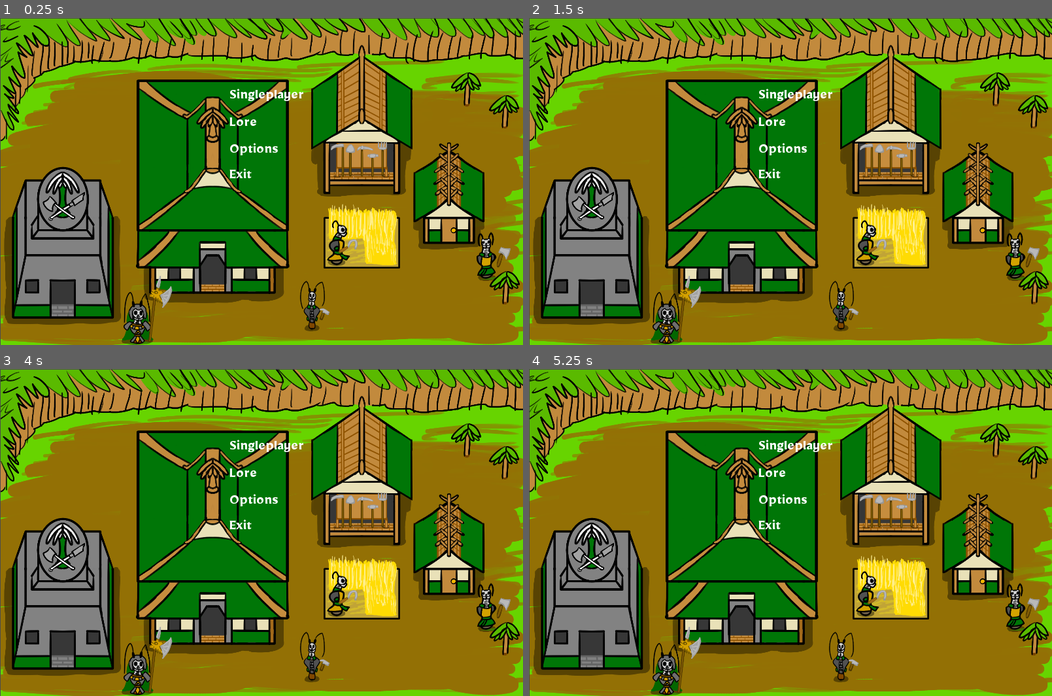
Above: before the commit, frames 1-4 (two rows, left to right).
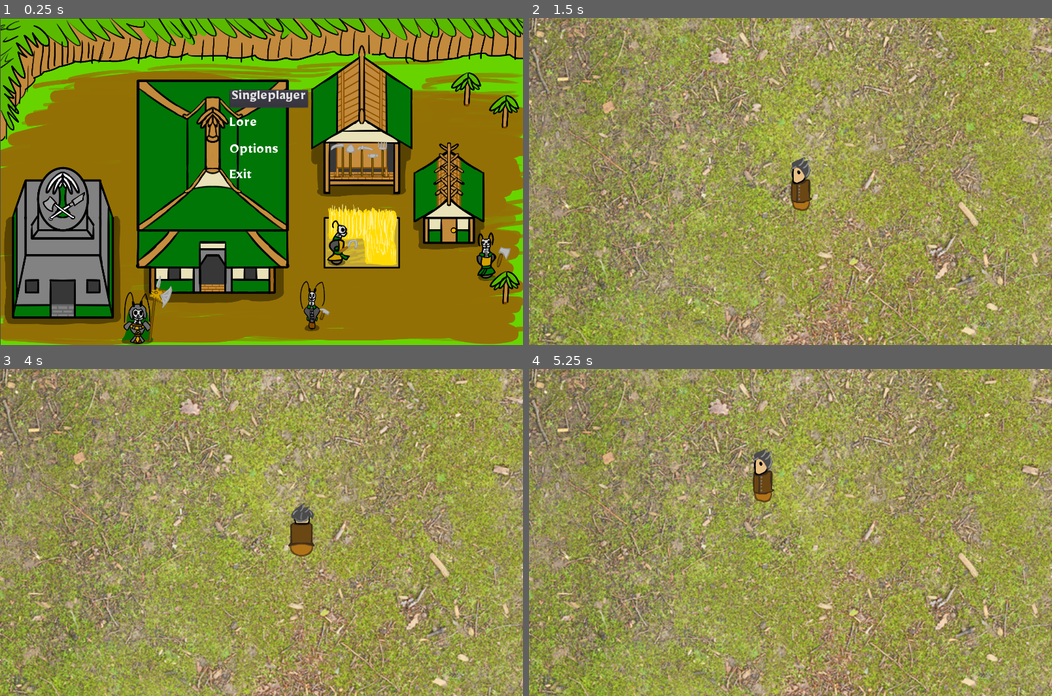
Above: after the commit, the same moments.

Repository: bpodrygajlo/Highborne-Battlecry
Game: Godot game, scene res://GUI.tscn
Same seed, same stepped clock (60 frames per second), same inputs: the game is played once before the commit and once after it.
Inputs (mouse positions are in pixels of both pictures, inside the frame that each line leads up to):
- Up to frame 1 (0.25 s): no input
- Up to frame 2 (1.5 s): click (795, 99) at 0.5 s, where only the run after the commit has a clickable "Singleplayer"; tap Enter at 1.25 s; move the mouse to (764, 246) at 1.27 s; right-click (764, 246) at 1.35 s
- Up to frame 3 (4 s): click (235, 597) at 1.55 s; tap Space at 2, 3.5 s; move the mouse to (418, 581) at 2.02 s; click (418, 581) at 2.1 s; right-click (418, 581) at 2.3 s; tap Enter at 2.75 s; move the mouse to (104, 483) at 2.77 s; right-click (104, 483) at 2.85 s; click (104, 483) at 3.05 s; move the mouse to (287, 532) at 3.52 s; click (287, 532) at 3.6 s; right-click (287, 532) at 3.8 s
- Up to frame 4 (5.25 s): move the mouse to (712, 450) at 4.27 s; right-click (712, 450) at 4.35 s; click (712, 450) at 4.55 s; move the mouse to (905, 516) at 5.02 s; click (905, 516) at 5.1 s

The runs differ from the first frame. In frame 1, 0.8% of the frame differs, in the area x 43-59%, y 21-28%; in frame 2, 100%, in the area x 0-100%, y 0-100%; in frame 3, 100%; in frame 4, 100%.

Commit message:
Simple prototype
Description
 - Changed main menu single player label into a button
   - clicking the button changes the scene to the map scene
 - Added a basic map scene with infinite background
 - Added a base Unit class that can handle commands like move/attack
   (I've reused code from another prototype)
 - Added a peon unit which inherits fron base Unit with basic animation
   for moving up/down and left/right
 - Added a camera with a script that moves if cursor moves to the side
   of the screen
 - Updated the project input map
 - Added functionality:
   - can select a unit (left click on unit)
   - can deselect unit (left click on empty space)
   - can issue move command (right click when unit selected)

Diff:
--- /dev/null
+++ b/Camera2D.gd
@@ -0,0 +1,24 @@
+extends Camera2D
+
+
+# Declare member variables here. Examples:
+# var a = 2
+# var b = "text"
+var go_to_mouse = false
+
+# Called when the node enters the scene tree for the first time.
+func _ready():
+  pass # Replace with function body.
+
+
+func _process(delta):
+  if go_to_mouse:
+    var mouse_pos = get_global_mouse_position()
+    position = lerp(position, mouse_pos, delta / 3)
+
+func _on_Area2D_mouse_exited():
+  go_to_mouse = true
+
+
+func _on_Area2D_mouse_entered():
+  go_to_mouse = false
--- a/GUI.gd
+++ b/GUI.gd
@@ -1 +1,6 @@
 extends CanvasLayer
+
+
+
+func _on_SPLabel_pressed():
+  get_tree().change_scene("res://map.tscn")
--- a/GUI.tscn
+++ b/GUI.tscn
@@ -1,19 +1,21 @@
-[gd_scene load_steps=4 format=2]
+[gd_scene load_steps=5 format=2]
 
 [ext_resource path="res://Mirza/Mirza-Bold.ttf" type="DynamicFontData" id=1]
 [ext_resource path="res://Concept art/Highborne Cries of War GC1.png" type="Texture" id=2]
+[ext_resource path="res://GUI.gd" type="Script" id=3]
 
 [sub_resource type="DynamicFont" id=1]
 size = 50
 font_data = ExtResource( 1 )
 
 [node name="GUI" type="CanvasLayer"]
+script = ExtResource( 3 )
 
 [node name="Highborne Cries of War GC1" type="Sprite" parent="."]
 position = Vector2( 842.268, 526.779 )
 texture = ExtResource( 2 )
 
-[node name="SPLabel" type="Label" parent="."]
+[node name="SPLabel" type="Button" parent="."]
 anchor_left = 0.512
 anchor_top = 0.244
 anchor_right = 0.512
@@ -72,3 +74,5 @@
 __meta__ = {
 "_edit_use_anchors_": false
 }
+
+[connection signal="pressed" from="SPLabel" to="." method="_on_SPLabel_pressed"]
--- /dev/null
+++ b/map.gd
@@ -0,0 +1,28 @@
+extends Node2D
+
+
+# Declare member variables here. Examples:
+# var a = 2
+# var b = "text"
+var selected_unit = null
+
+# Called when the node enters the scene tree for the first time.
+func _ready():
+  pass # Replace with function body.
+
+
+func _process(delta):
+  var mouse_pos = get_global_mouse_position()
+  var space = get_world_2d().direct_space_state
+
+  if Input.is_action_just_released("select"):
+    var result = space.intersect_point(mouse_pos, 1, [], 0x1)
+    var unit = null
+    if result != []:
+      selected_unit = result[0]["collider"]
+    else:
+      selected_unit = null
+
+  if Input.is_action_just_released("command"):
+    if selected_unit != null:
+      selected_unit.set_target(mouse_pos)
--- /dev/null
+++ b/map.tscn
@@ -0,0 +1,37 @@
+[gd_scene load_steps=6 format=2]
+
+[ext_resource path="res://Camera2D.gd" type="Script" id=1]
+[ext_resource path="res://peon.tscn" type="PackedScene" id=2]
+[ext_resource path="res://map.gd" type="Script" id=3]
+[ext_resource path="res://Ground037_1K_Color.png" type="Texture" id=4]
+
+[sub_resource type="RectangleShape2D" id=1]
+extents = Vector2( 41.6789, 27.6096 )
+
+[node name="map" type="Node2D"]
+script = ExtResource( 3 )
+
+[node name="Camera2D" type="Camera2D" parent="."]
+current = true
+script = ExtResource( 1 )
+
+[node name="Area2D" type="Area2D" parent="Camera2D"]
+
+[node name="CollisionShape2D" type="CollisionShape2D" parent="Camera2D/Area2D"]
+scale = Vector2( 18.5129, 16.9203 )
+shape = SubResource( 1 )
+
+[node name="unit" parent="." instance=ExtResource( 2 )]
+position = Vector2( 79.5572, 92.3416 )
+
+[node name="ParallaxBackground" type="ParallaxBackground" parent="."]
+
+[node name="ParallaxLayer" type="ParallaxLayer" parent="ParallaxBackground"]
+motion_mirroring = Vector2( 3072, 3072 )
+
+[node name="Sprite" type="Sprite" parent="ParallaxBackground/ParallaxLayer"]
+scale = Vector2( 3, 3 )
+texture = ExtResource( 4 )
+
+[connection signal="mouse_entered" from="Camera2D/Area2D" to="Camera2D" method="_on_Area2D_mouse_entered"]
+[connection signal="mouse_exited" from="Camera2D/Area2D" to="Camera2D" method="_on_Area2D_mouse_exited"]
--- /dev/null
+++ b/peon.gd
@@ -0,0 +1,28 @@
+extends Unit
+
+func _ready():
+  ._ready()
+  speed = 100
+
+func _physics_process(delta):
+  if state == NORMAL:
+    if target_position != null:
+      if goto(target_position):
+        target_position = null
+
+  ._physics_process(delta)
+
+
+func update_animation():
+  if velocity.length() < 0.5:
+    return
+  if abs(velocity.x) > abs(velocity.y):
+    if velocity.x > 0:
+      $Sprite.frame = 2
+    else:
+      $Sprite.frame = 3
+  else:
+    if velocity.y > 0:
+      $Sprite.frame = 1
+    else:
+      $Sprite.frame = 0
--- /dev/null
+++ b/peon.tscn
@@ -0,0 +1,25 @@
+[gd_scene load_steps=4 format=2]
+
+[ext_resource path="res://kinh_male.png" type="Texture" id=1]
+[ext_resource path="res://peon.gd" type="Script" id=2]
+
+[sub_resource type="CapsuleShape2D" id=1]
+radius = 70.5164
+
+[node name="peon" type="KinematicBody2D"]
+script = ExtResource( 2 )
+
+[node name="Sprite" type="Sprite" parent="."]
+position = Vector2( 3.46924, -155.562 )
+texture = ExtResource( 1 )
+hframes = 4
+frame = 3
+
+[node name="CollisionShape2D" type="CollisionShape2D" parent="."]
+position = Vector2( 0.723053, -23.6544 )
+rotation = 1.5708
+shape = SubResource( 1 )
+
+[node name="AnimationPlayer" type="AnimationPlayer" parent="."]
+
+[node name="Flippable" type="Node2D" parent="."]
--- a/project.godot
+++ b/project.godot
@@ -7,6 +7,16 @@
 ;   param=value ; assign values to parameters
 
 config_version=4
+
+_global_script_classes=[ {
+"base": "KinematicBody2D",
+"class": "Unit",
+"language": "GDScript",
+"path": "res://src/unit.gd"
+} ]
+_global_script_class_icons={
+"Unit": ""
+}
 
 [application]
 
@@ -20,6 +30,19 @@
 window/size/height=1050
 window/stretch/mode="2d"
 
+[input]
+
+command={
+"deadzone": 0.5,
+"events": [ Object(InputEventMouseButton,"resource_local_to_scene":false,"resource_name":"","device":0,"alt":false,"shift":false,"control":false,"meta":false,"command":false,"button_mask":0,"position":Vector2( 0, 0 ),"global_position":Vector2( 0, 0 ),"factor":1.0,"button_index":2,"pressed":false,"doubleclick":false,"script":null)
+ ]
+}
+select={
+"deadzone": 0.5,
+"events": [ Object(InputEventMouseButton,"resource_local_to_scene":false,"resource_name":"","device":0,"alt":false,"shift":false,"control":false,"meta":false,"command":false,"button_mask":0,"position":Vector2( 0, 0 ),"global_position":Vector2( 0, 0 ),"factor":1.0,"button_index":1,"pressed":false,"doubleclick":false,"script":null)
+ ]
+}
+
 [physics]
 
 common/enable_pause_aware_picking=true
--- /dev/null
+++ b/src/unit.gd
@@ -0,0 +1,139 @@
+extends KinematicBody2D
+class_name Unit
+
+enum {NORMAL, ATTACKING, HURT, DEAD}
+
+signal update_max_health(max_health)
+signal update_current_health(current_health)
+
+var speed = 3
+var velocity = Vector2.ZERO
+var target_position = null
+var target_enemy = null
+var health = 3
+var max_health = 3
+var state = NORMAL
+var animation_player = null
+var type_name = "Unit"
+var time_since_last_damage_attack = 10
+var time_since_last_wander = 10
+
+var strength = 2
+var dexterity = 2
+var vitality = 2
+var level = 1
+
+func _set_max_health():
+  max_health = 20 + vitality * 10
+
+func _calc_damage():
+  return strength * 2 + randi() % 5
+
+func get_defense():
+  return dexterity * 2
+
+func get_attack():
+  return dexterity * 4
+
+func is_in_combat():
+  return time_since_last_damage_attack < 5
+
+func chance_to_hit(enemy):
+  var ar = get_attack()
+  var dr = enemy.get_defense()
+  var to_hit = 2 * (ar / (ar + dr)) * (level / (level + enemy.level))
+  return max(min(to_hit, 0.95), 0.05)
+
+func regen():
+  var regen = 0.5 + vitality/10.0
+  if is_in_combat():
+    regen /= 2
+  health = min(regen + health, max_health)
+  emit_signal("update_current_health", health)
+
+func reset():
+  health = max_health
+  emit_signal("update_max_health", max_health)
+  emit_signal("update_current_health", health)
+
+  state = NORMAL
+  target_position = null
+  velocity = Vector2.ZERO
+  target_enemy = null
+
+func _ready():
+  animation_player = $AnimationPlayer
+  var timer = Timer.new()
+  timer.set_autostart(true)
+  timer.connect("timeout", self, "regen")
+  add_child(timer)
+  _set_max_health()
+  reset()
+
+func flip(face_right):
+  $Flippable.scale.x = -1 if face_right else 1
+
+func goto(position, tolerance = 2):
+  var diff : Vector2 = position - transform.origin
+  if diff.length() > tolerance:
+    flip(diff.x < 0)
+    velocity = diff.normalized() * speed
+    return false
+  else:
+    velocity = Vector2.ZERO
+    return true
+
+func _physics_process(delta):
+  velocity = move_and_slide(velocity, Vector2.UP)
+  time_since_last_damage_attack += delta
+  time_since_last_wander += delta
+  update_animation()
+
+func update_animation():
+  if state == NORMAL:
+    var magnitude = velocity.length()
+    if magnitude > 0.5 and animation_player.has_animation("run"):
+      pass #animation_player.play("run")
+    elif magnitude > 0.1:
+      pass #animation_player.play("walk")
+    else:
+      pass #animation_player.play("idle")
+
+func set_target(position):
+  target_position = position
+  target_enemy = null
+
+func set_target_monster(monster):
+  if state == NORMAL:
+    target_enemy = monster
+    target_position = null
+
+func _on_AnimationPlayer_animation_finished(anim_name : String):
+  if "attack" in anim_name and state == ATTACKING:
+    state = NORMAL
+
+func get_max_health():
+  return max_health
+
+func get_current_health():
+  return health
+
+func damage(val = 1, attacker: Unit = null):
+  health -= val
+  time_since_last_damage_attack = 0
+  emit_signal("update_current_health", health)
+  if health <= 0:
+    state = DEAD
+    velocity = Vector2.ZERO
+    animation_player.play("dead")
+    $CollisionShape2D.set_disabled(true)
+
+func get_pos():
+  return transform.origin
+
+func wander():
+  var new_pos : Vector2 = transform.origin
+  new_pos.x += randi() % 51 - 25
+  new_pos.y += randi() % 51 - 25
+  target_position = new_pos
+  time_since_last_wander = randf() * 10
Not shown, added: Concept art/Highborne Cries of War GC1.png.import
Not shown, added: Concept art/Highborne Cries of War GC2.png.import
Not shown, added: Concept art/Highborne Cries of War GC3.png.import
Not shown, added: Concept art/Highborne Cries of War Visuals Assets.png.import
Binary file added: Ground037_1K_Color.png
Not shown, added: Ground037_1K_Color.png.import
Binary file added: kinh_male.png
Not shown, added: kinh_male.png.import
